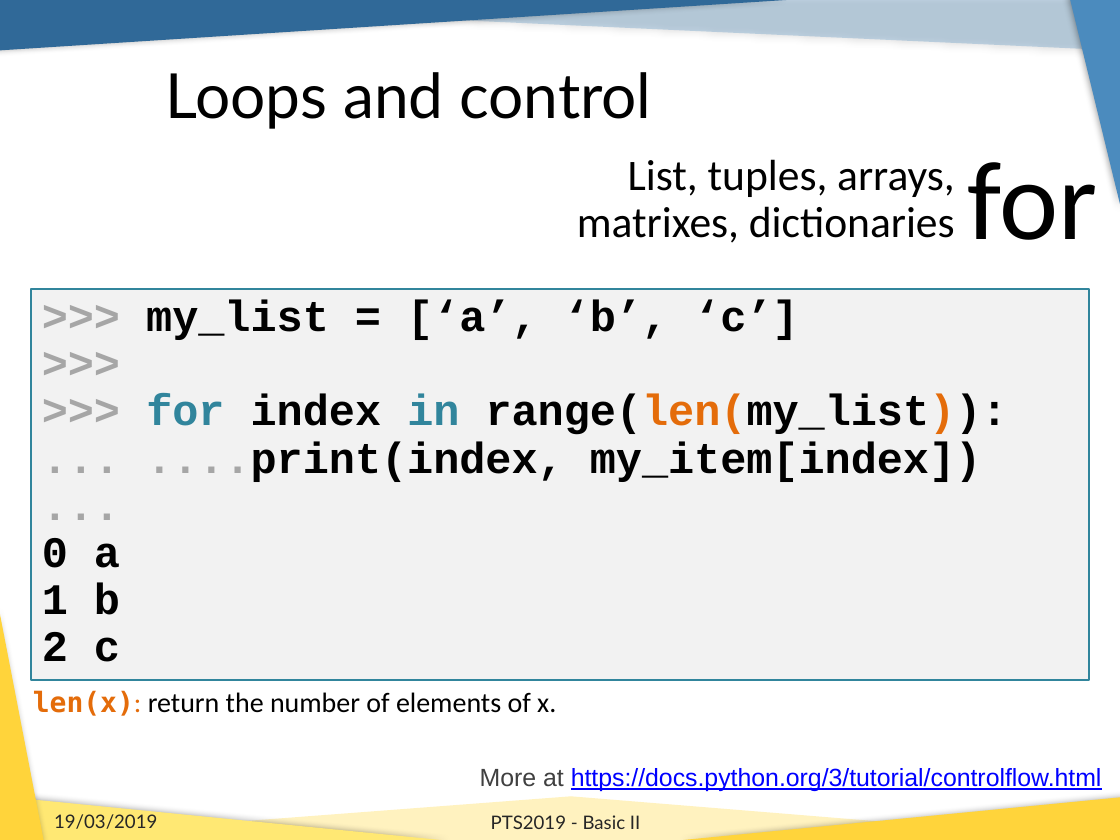
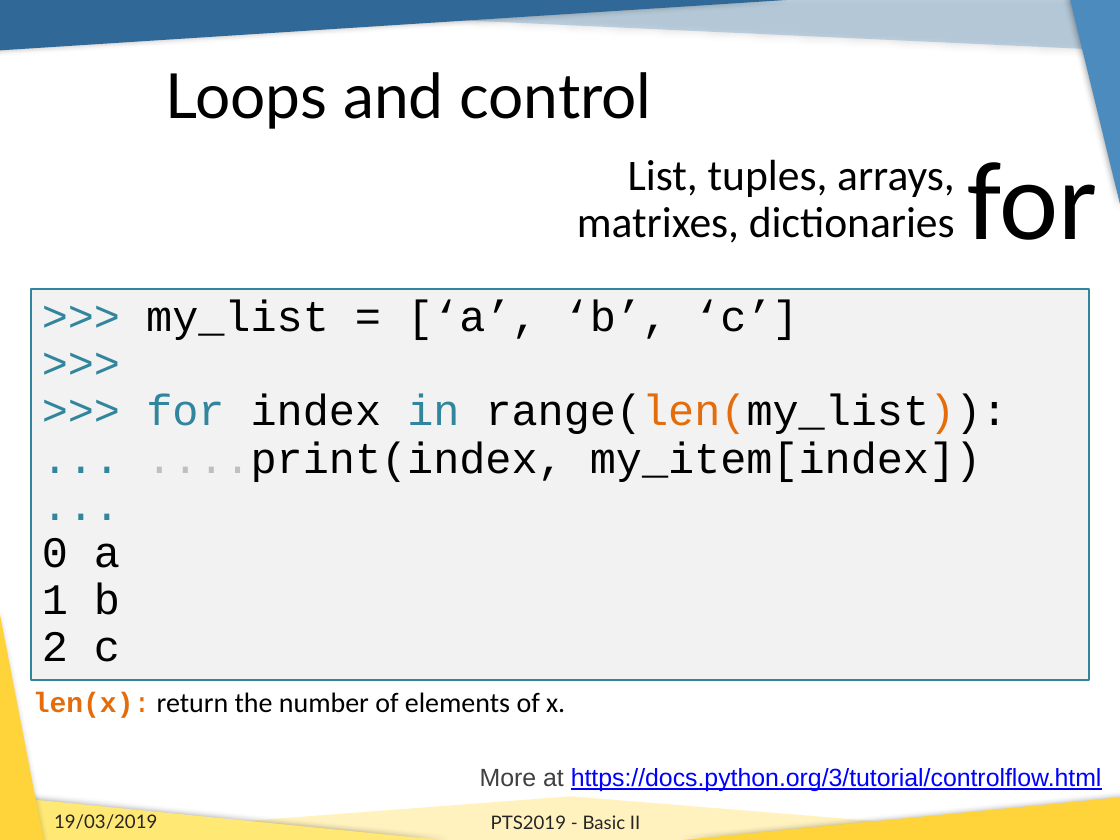
Before and after one commit to b1quint/Python-Tutorial-Series, a slide deck: slide 10 of Presentations/PTS2019_Basics_II.pptx. Drawn at 1120x840 pixels with LibreOffice and Linux fonts; fonts in the diff are those of the drawing; background and template pictures are left out. Boxes give left, top, right and bottom in pixels: in the first picture for what was removed or moved away, otherwise in the second. Text is boxed around its words. In the diff, an @@ line names an element or a change of style, - is before the commit and + after.

```diff
--- a/Presentations/PTS2019_Basics_II.pptx
+++ b/Presentations/PTS2019_Basics_II.pptx
@@ rectangle ">>> my_list = [‘a’, ‘b’, ..." at bbox=[31, 289, 1090, 680]: text colour #A6A6A6 to #31859C in ">>>", ">>>", ">>>", "..." and 1 more places; bold off; text colour #A6A6A6 to #BFBFBF in "....print(index,"; outline #31859C 1 pt to #31859C 1.5 pt @@
@@ text "len(x): return the number of ..." at bbox=[33, 692, 565, 718]: font DejaVu Sans Mono to Courier New, font Calibri to Courier New in "len(x):" @@
```
Also in this commit, not shown: 23 other slides changed, 20 slides added.
